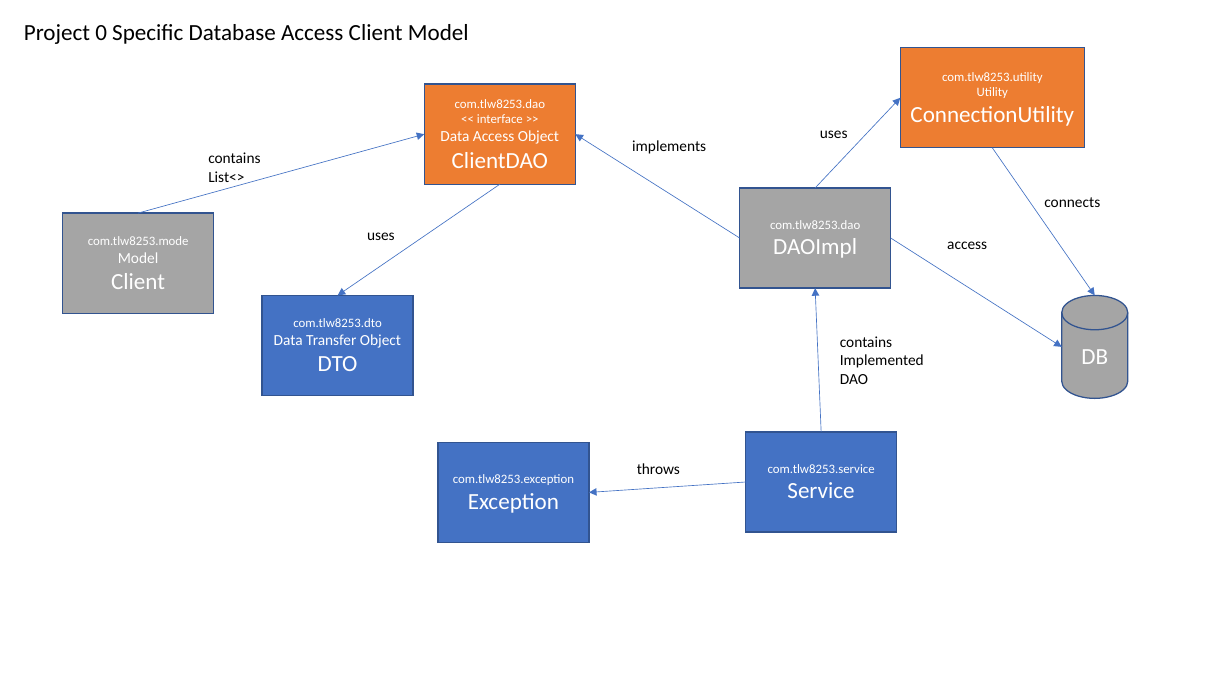
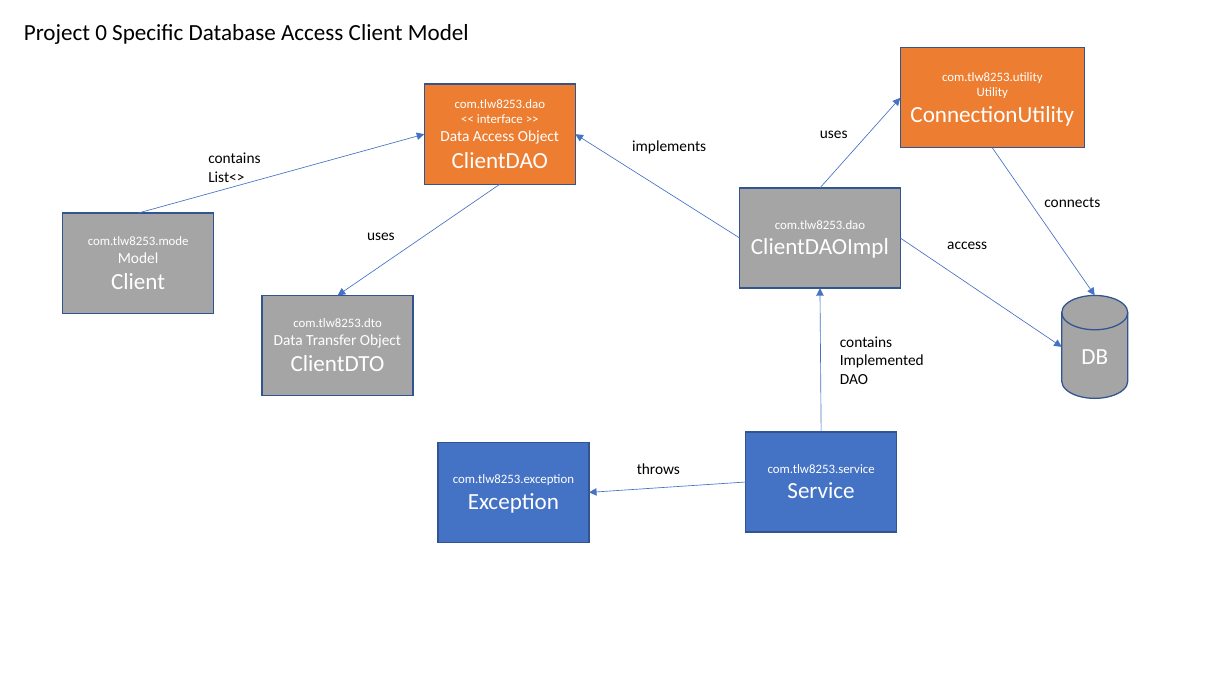
Before and after one commit to tlw8253/Project-0, a slide deck: slide 3 of docs/Project 0.pptx. Drawn at 1232x693 pixels with LibreOffice and Linux fonts; fonts in the diff are those of the drawing. Boxes give left, top, right and bottom in pixels: in the first picture for what was removed or moved away, otherwise in the second. Text is boxed around its words. In the diff, an @@ line names an element or a change of style, - is before the commit and + after.

```diff
--- a/docs/Project 0.pptx
+++ b/docs/Project 0.pptx
@@ arrow moved from (815, 188) - (900, 98) to (820, 188) - (900, 98) @@
@@ rectangle "com.tlw8253.dao": place and size @@
-rectangle "com.tlw8253.dao" at bbox=[739, 188, 890, 287]
+rectangle "com.tlw8253.dao" at bbox=[739, 188, 900, 287]
@@ text in rectangle at bbox=[751, 238, 889, 258]: text changed @@
-DAOImpl
+ClientDAOImpl
@@ arrow moved from (891, 238) - (1062, 347) to (900, 238) - (1062, 347) @@
@@ rectangle "com.tlw8253.dto" at bbox=[262, 296, 413, 396]: fill #4472C4 to #A5A5A5 @@
@@ arrow moved from (822, 432) - (815, 288) to (822, 432) - (820, 288) @@
@@ text in rectangle at bbox=[291, 355, 385, 371]: text changed @@
-DTO
+ClientDTO
```
Also in this commit, not shown: 13 other files.
